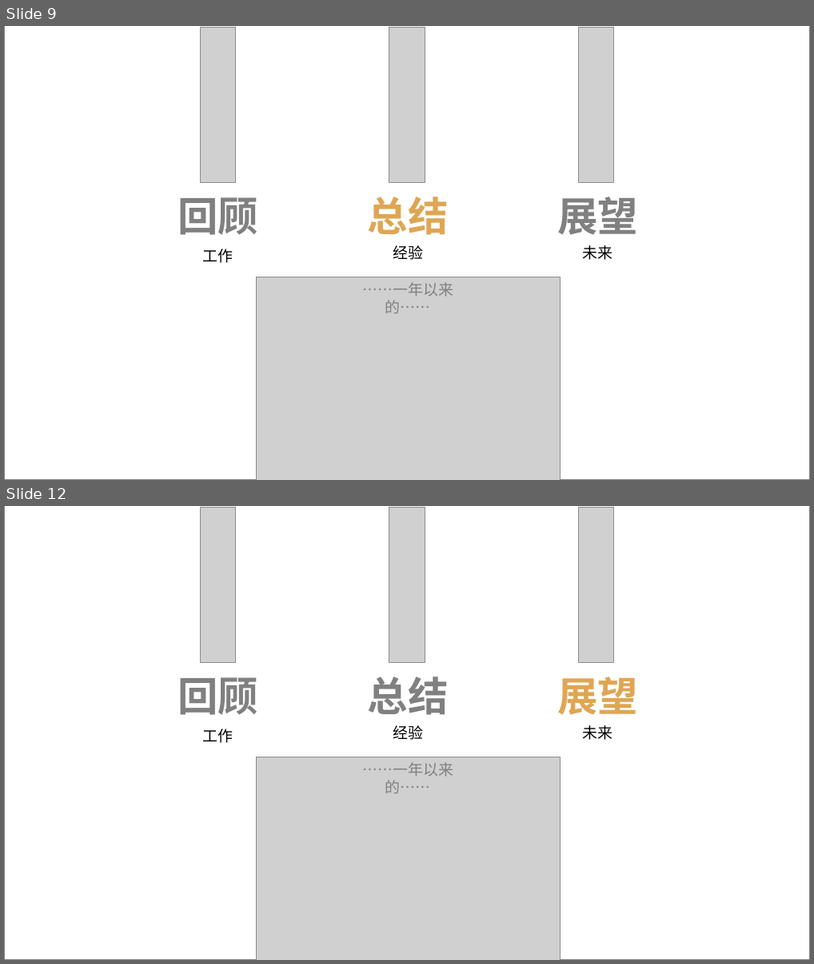
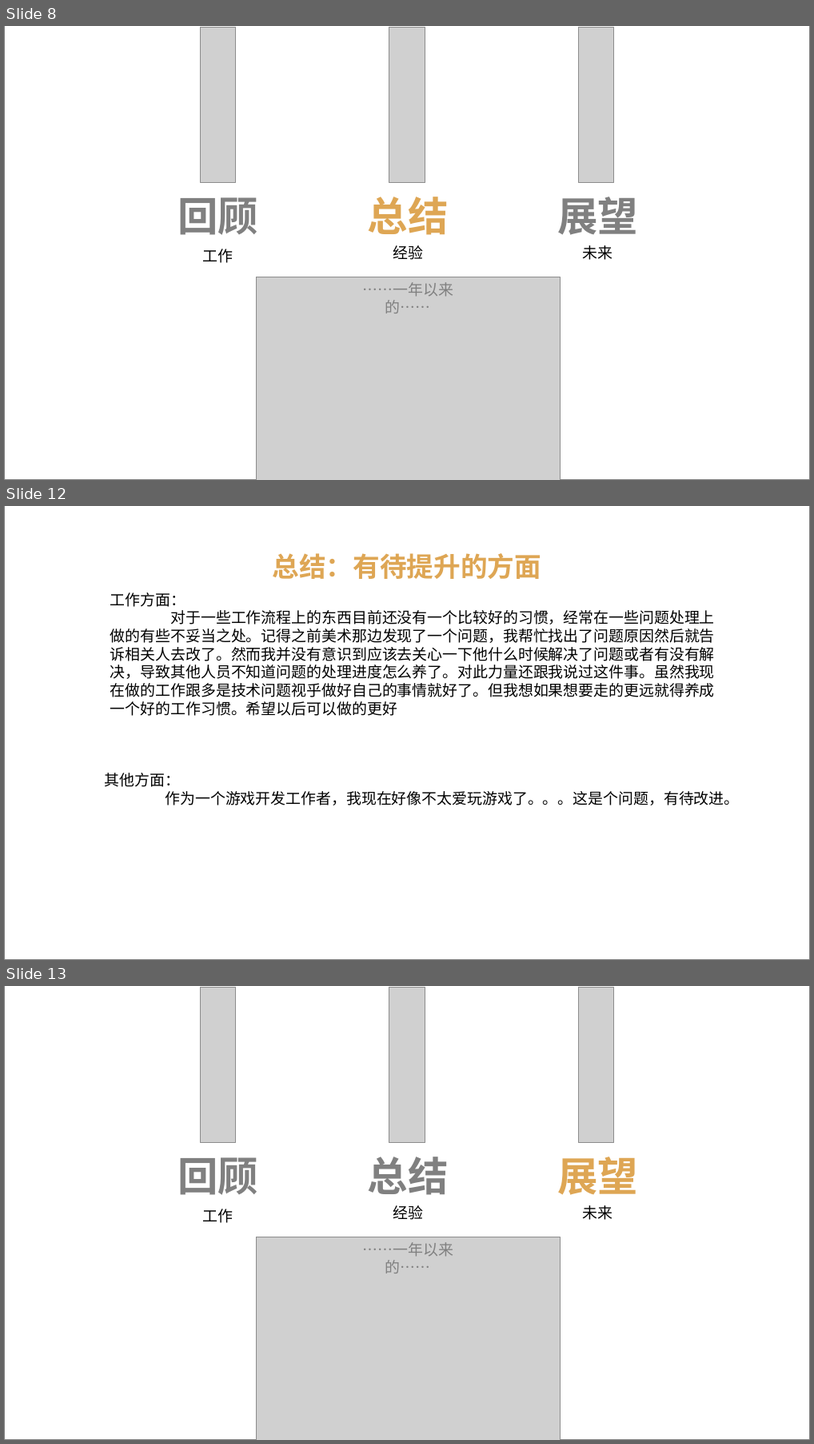
Before and after one commit to 523793658/Air, a slide deck: 2016年终工作总结ppt.pptx. Shown one above the other, each under a label of ours: slides 9 and 12 before the commit, slides 8, 12 and 13 after it; the slides between them are not shown. The pictures are 814x964 and 814x1444 pixels, drawn with LibreOffice and Linux fonts; fonts in the diff are those of the drawing; grey boxes stand for pictures. Boxes give left, top, right and bottom in pixels: in the first picture for what was removed or moved away, otherwise in the second. Text is boxed around its words. In the diff, an @@ line names an element or a change of style, - is before the commit and + after.

```diff
--- a/2016年终工作总结ppt.pptx
+++ b/2016年终工作总结ppt.pptx
@@ slide 12 added at [4,506,810,960], background #FFFFFF; not listed: 1 template element that a slide beside it also shows @@
@@ text added at [273,553,542,579], 32 pt, text #DEA654, bold @@
+总结：有待提升的方面
@@ text added at [110,592,715,716], 18 pt, text #000000 @@
+工作方面：
+对于一些工作流程上的东西目前还没有一个比较好的习惯，经常在一些问题处理上
+做的有些不妥当之处。记得之前美术那边发现了一个问题，我帮忙找出了问题原因然后就告
+诉相关人去改了。然而我并没有意识到应该去关心一下他什么时候解决了问题或者有没有解
+决，导致其他人员不知道问题的处理进度怎么养了。对此力量还跟我说过这件事。虽然我现
+在做的工作跟多是技术问题视乎做好自己的事情就好了。但我想如果想要走的更远就得养成
+一个好的工作习惯。希望以后可以做的更好
@@ text added at [105,772,739,805], 18 pt, text #000000 @@
+其他方面：
+作为一个游戏开发工作者，我现在好像不太爱玩游戏了。。。这是个问题，有待改进。
@@ what was slide 9 is now slide 8 @@
@@ what was slide 12 is now slide 13 @@
```
Also in this commit, not shown: 3 slides changed, 8 other slides added, 9 slides removed.
